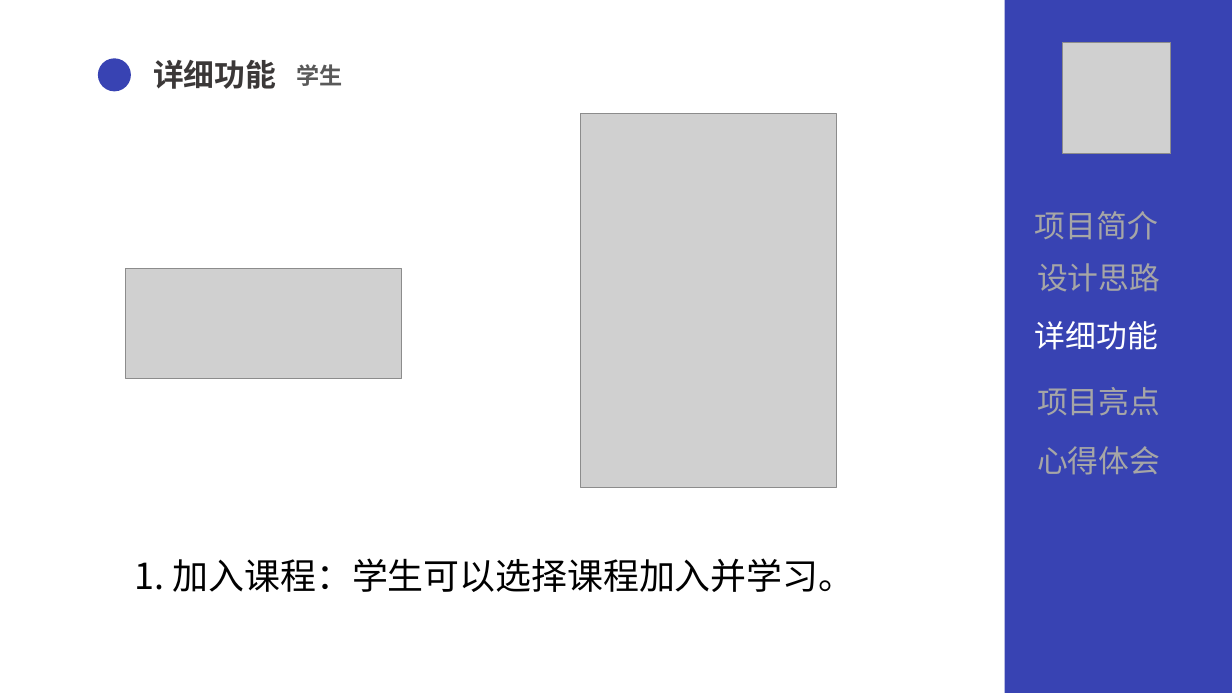
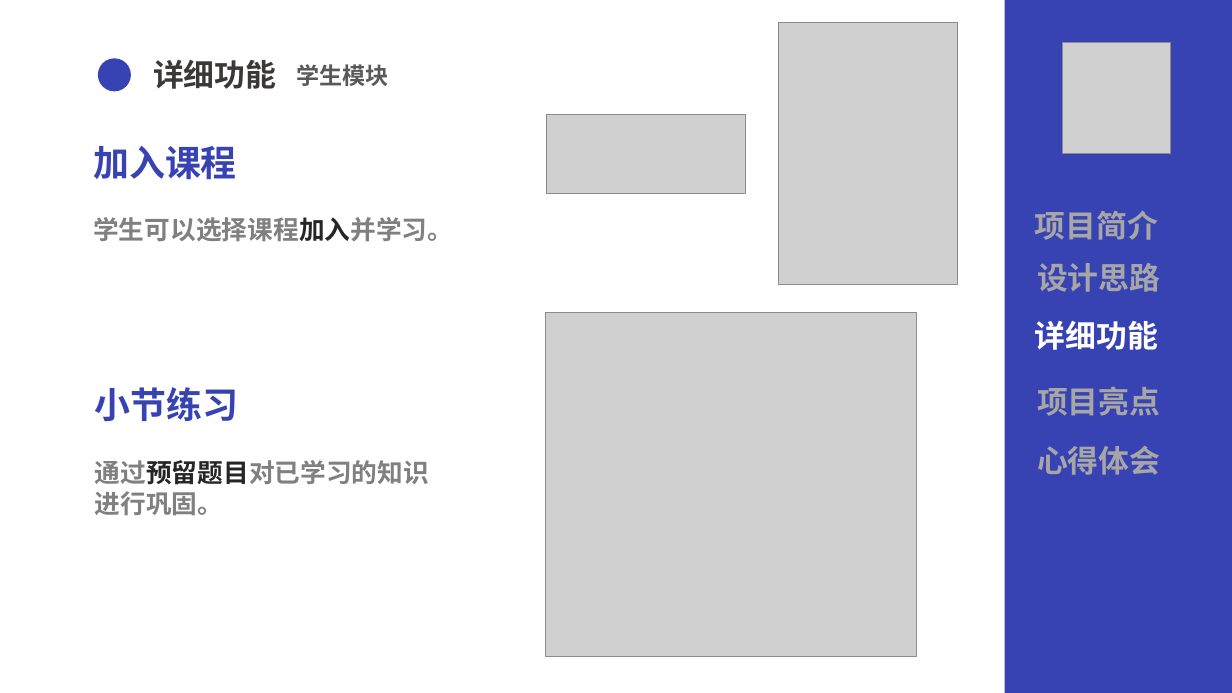
Before and after one commit to wang-kaopu/assignment, a slide deck: slide 13 of document/QG汇报.pptx (slide 11 before the commit). Drawn at 1232x693 pixels with LibreOffice and Linux fonts; fonts in the diff are those of the drawing; grey boxes stand for pictures. Boxes give left, top, right and bottom in pixels: in the first picture for what was removed or moved away, otherwise in the second. Text is boxed around its words. In the diff, an @@ line names an element or a change of style, - is before the commit and + after.

Commit message:
refactor:修改PPT和项目文档

```diff
--- a/document/QG汇报.pptx
+++ b/document/QG汇报.pptx
@@ picture resized from (x1=581, y1=114, x2=836, y2=488) to (x1=779, y1=23, x2=958, y2=286) @@
@@ text at (x1=297, y1=64, x2=389, y2=86): text changed @@
-学生
+学生模块
@@ picture resized from (x1=126, y1=269, x2=402, y2=379) to (x1=547, y1=115, x2=747, y2=194) @@
@@ text at (x1=93, y1=146, x2=453, y2=241): text changed; size 28 to 20 pt; text colour #000000 to #808080; bold on @@
-1. 加入课程：学生可以选择课程加入并学习。
+加入课程
+学生可以选择课程加入并学习。
@@ picture added at (x1=546, y1=312, x2=917, y2=657) @@
@@ text added at (x1=95, y1=387, x2=429, y2=516), 20 pt, text #808080, bold @@
+小节练习
+通过预留题目对已学习的知识进行巩固。
@@ bold on in 5 elements at (x1=1035, y1=211, x2=1158, y2=240), (x1=1035, y1=321, x2=1158, y2=350), (x1=1037, y1=263, x2=1160, y2=292), (x1=1037, y1=387, x2=1160, y2=416), (x1=1037, y1=446, x2=1160, y2=475) @@
```
Also in this commit, not shown: 12 other slides changed, 8 slides added, 1 other file.
